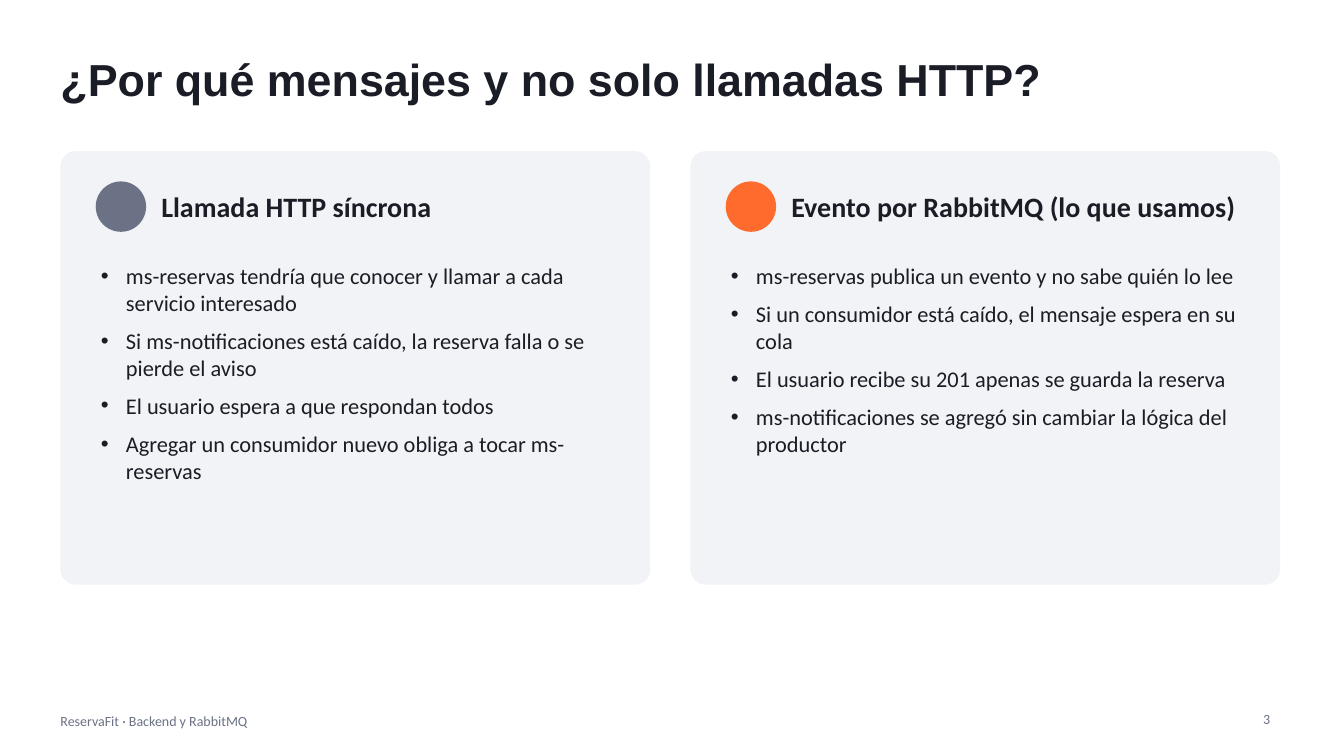
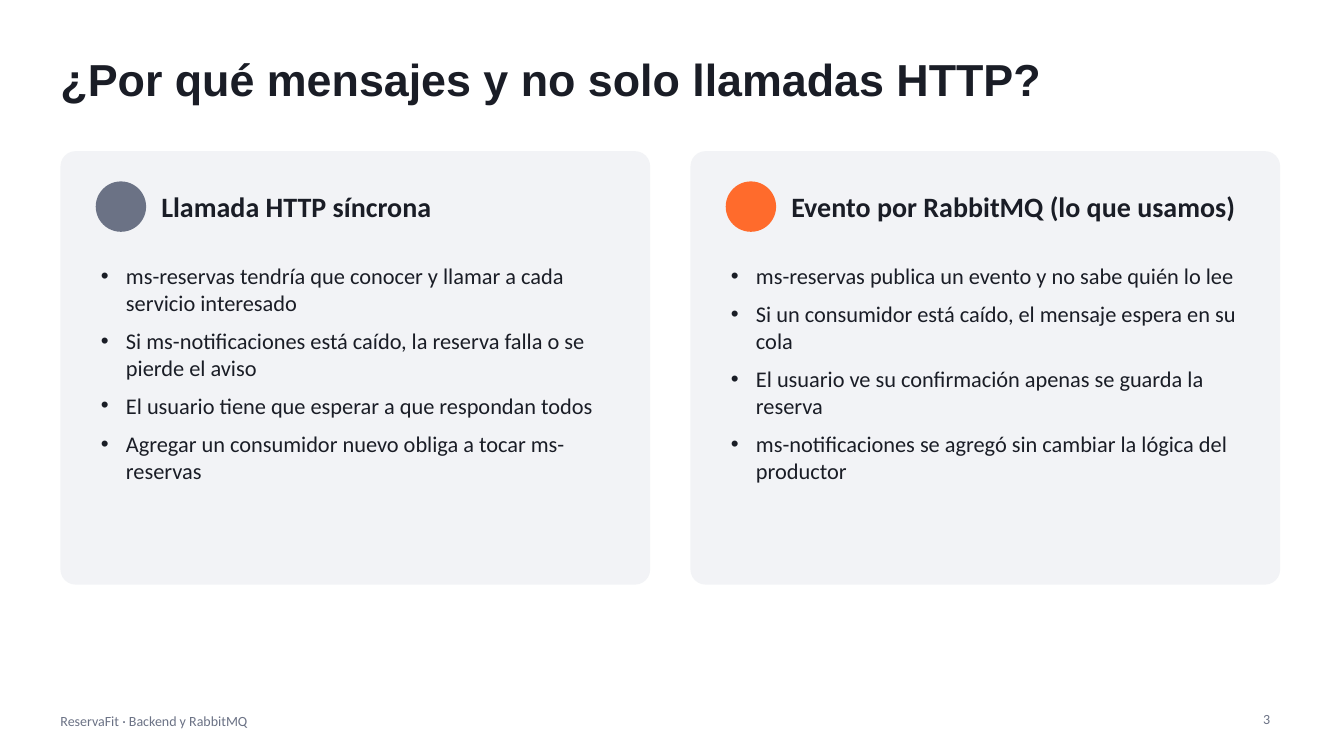
Before and after one commit to nxiiio/ReservaFit, a slide deck: slide 3 of docs/presentacion-backend-rabbitmq.pptx. Drawn at 1344x756 pixels with LibreOffice and Linux fonts; fonts in the diff are those of the drawing. Boxes give left, top, right and bottom in pixels: in the first picture for what was removed or moved away, otherwise in the second. Text is boxed around its words. In the diff, an @@ line names an element or a change of style, - is before the commit and + after.

```diff
--- a/docs/presentacion-backend-rabbitmq.pptx
+++ b/docs/presentacion-backend-rabbitmq.pptx
@@ text at (756, 371, 1203, 414): text changed @@
-• El usuario recibe su 201 apenas se guarda la reserva
+• El usuario ve su confirmación apenas se guarda la reserva
@@ text at (126, 398, 592, 418): text changed @@
-• El usuario espera a que respondan todos
+• El usuario tiene que esperar a que respondan todos
```
Also in this commit, not shown: 9 other slides changed, 3 slides added, 4 slides removed.
